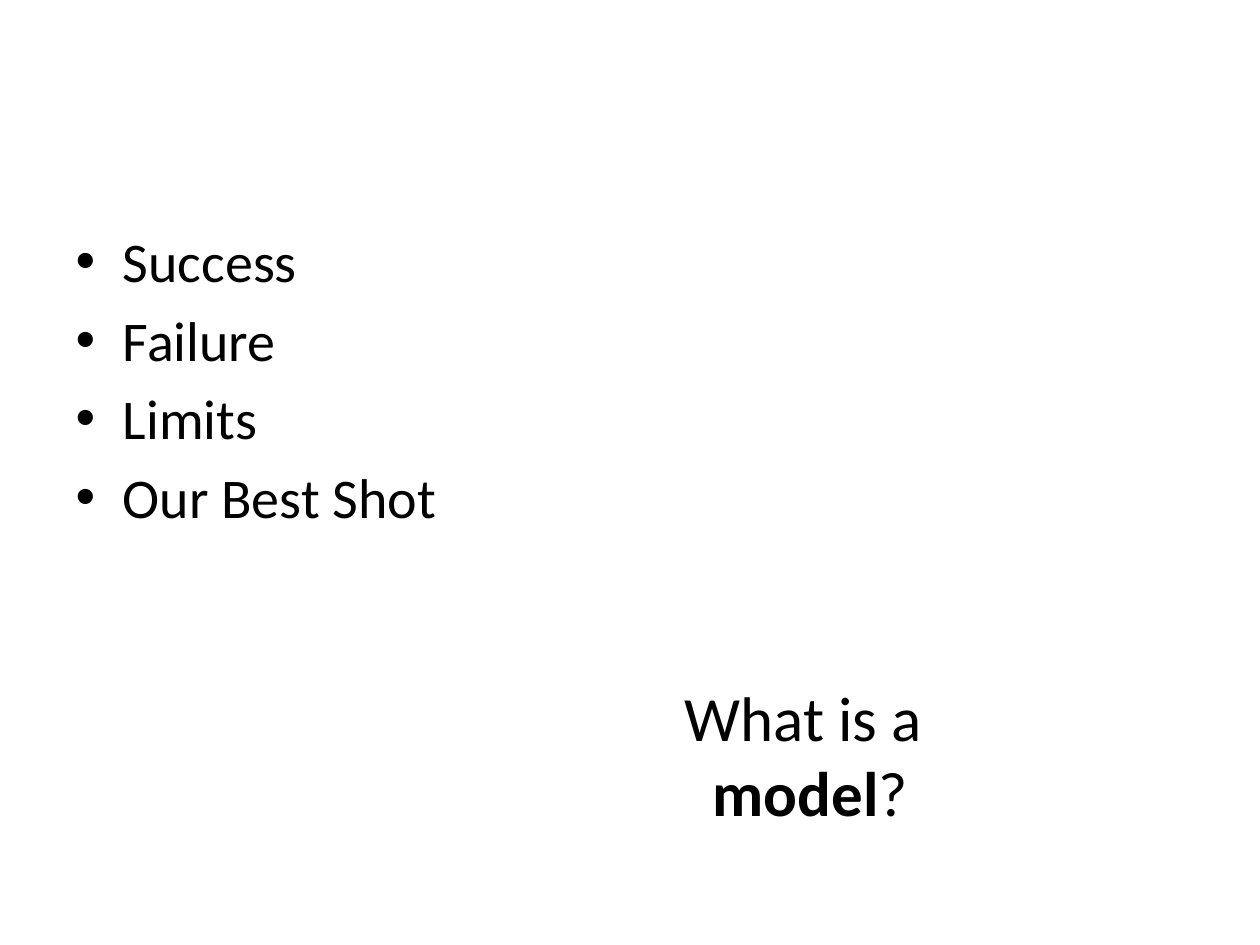
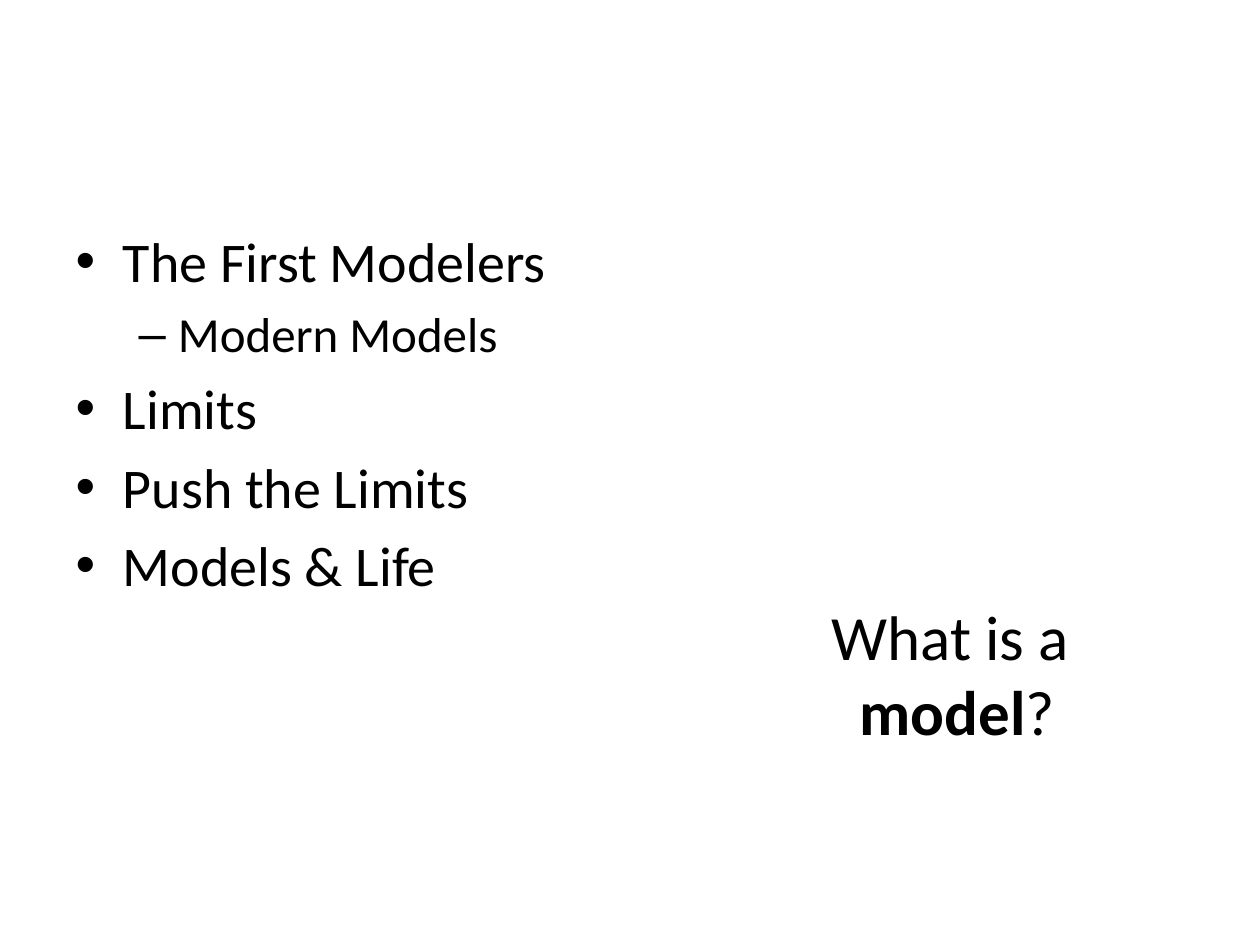
Before and after one commit to dhutchis/ModelTalk, a slide deck: slide 2 of ModelTalk.pptx. Drawn at 1260x945 pixels with LibreOffice and Linux fonts; fonts in the diff are those of the drawing. Boxes give left, top, right and bottom in pixels: in the first picture for what was removed or moved away, otherwise in the second. Text is boxed around its words. In the diff, an @@ line names an element or a change of style, - is before the commit and + after.

```diff
--- a/ModelTalk.pptx
+++ b/ModelTalk.pptx
@@ text at box(123, 243, 546, 353): text changed @@
-• Success
-• Failure
+• The First Modelers
+  – Modern Models
@@ text at box(123, 469, 469, 587): text changed @@
-• Our Best Shot
+• Push the Limits
+• Models & Life
@@ text "What is a": place and size @@
-text "What is a" at box(684, 697, 922, 817)
+text "What is a" at box(831, 616, 1069, 736)
```
Also in this commit, not shown: 3 other slides changed, 5 slides added, 4 slides removed, 1 other file.
